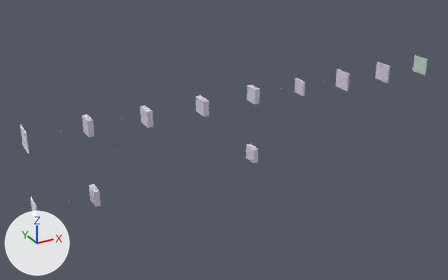
The glTF model docs/gallery/stanet.glb as it was, and as the next commit left it.
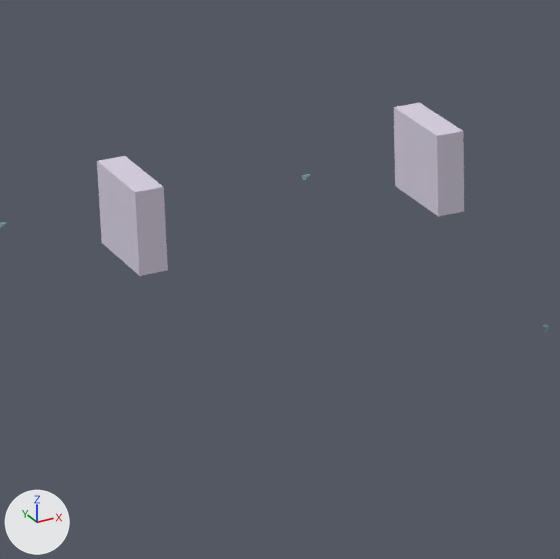
The first picture shows the older version from a 50 mm camera at (-11.1, -89.4, 34.1) aimed at (38.1, 0.1, -10.6). The close-ups show the older and then the newer version on the part from 27% to 51% of the width and 27% to 65% of the height of that picture. Only the edits that show in the close-ups are written down. Lighting does not change. The marker at lower left points along +X, +Y and +Z.

The older version as bpy lines, for what is in view:
```python
mat_attention = principled_material('attention')
mat_attention.base_color = (0.69, 0.639, 0.765)  # light grey #d8d1e3
mat_attention.roughness = 0.75
mat_custom_002 = principled_material('custom.002')
mat_custom_002.base_color = (0.69, 0.639, 0.765)  # light grey #d8d1e3
mat_custom_002.roughness = 0.75
me_pam_1 = bpy.data.meshes.new('pam_1')
me_pam_1.from_pydata(...)  # a box spanning x 32.62..33.54, y -3.03..0.0, z -4.05..-1.36
me_pam_1.materials.append(mat_attention)  # light grey #d8d1e3
me_stack_1 = bpy.data.meshes.new('stack_1')
me_stack_1.from_pydata(...)  # a box spanning x 22.54..23.46, y -3.03..0.0, z -4.05..-1.36
me_stack_1.materials.append(mat_custom_002)  # light grey #d8d1e3
ob_concat_width___64_64_128 = bpy.data.objects.new('Concat width · 64×64×128', me_stack_1)
ob_concat_width___64_64_128.location = (0.0, 0.0, 0.0)
ob_pam_1_2_4_8___64_64_128 = bpy.data.objects.new('PAM 1,2,4,8 · 64×64×128', me_pam_1)
ob_pam_1_2_4_8___64_64_128.location = (0.0, 0.0, 0.0)
```
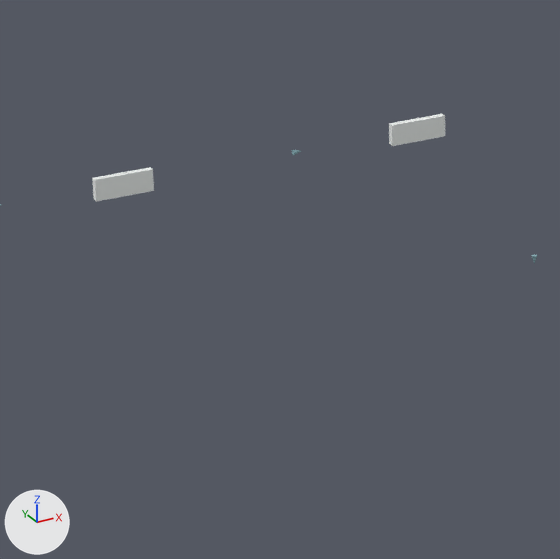
Boxes (x1, y1, x2, y2) around the edits, measured in the close-ups (560 x 559 px):
'Concat width · 64×64×128', recoloured, moved, rescaled (12% narrower, 70% shorter)
    before: (97, 156, 168, 276)
    after: (92, 167, 154, 202)
'PAM 1,2,4,8 · 64×64×128', recoloured, moved, rescaled (20% narrower, 71% shorter)
    before: (394, 102, 464, 216)
    after: (389, 114, 445, 146)

What the commit changed:
Material 'custom.002' (mat_custom_002) changes colour from light grey #d8d1e3 to white #edf1ef; in linear values from (0.69, 0.639, 0.765) to (0.847, 0.882, 0.867).
Material 'attention' (mat_attention) changes colour from light grey #d8d1e3 to white #edf1ef; in linear values from (0.69, 0.639, 0.765) to (0.847, 0.882, 0.867).
me_stack_1 is used by ob_concat_width___64_64_128; location (0.0, 0.0, 0.0).
me_stack_1 had 8 vertices, 12 faces and spanned x 22.54..23.46, y -3.03..0.0, z -4.05..-1.36.
me_stack_1 now has 8 vertices, 12 faces and spans x 22.36..24.26, y -0.22..0.0, z -2.58..-1.88.
me_stack_1 part 1: the whole mesh is scaled about its middle by (2.07, 0.0726, 0.26), then moved by (0.31, 1.4, 0.48).
me_pam_1 is used by ob_pam_1_2_4_8___64_64_128; location (0.0, 0.0, 0.0).
me_pam_1 had 8 vertices, 12 faces and spanned x 32.62..33.54, y -3.03..0.0, z -4.05..-1.36.
me_pam_1 now has 8 vertices, 12 faces and spans x 32.44..34.34, y -0.22..0.0, z -2.58..-1.88.
me_pam_1 part 2: the whole mesh is scaled about its middle by (2.07, 0.0726, 0.26), then moved by (0.31, 1.4, 0.48).
